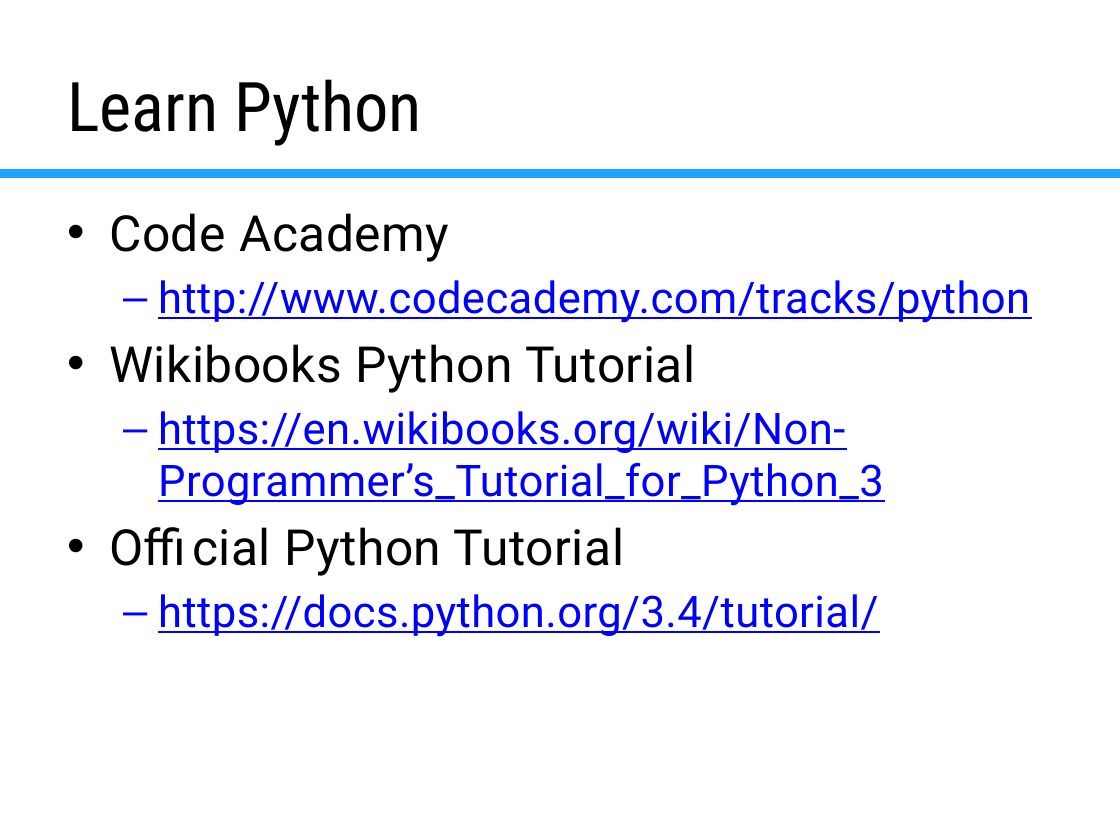
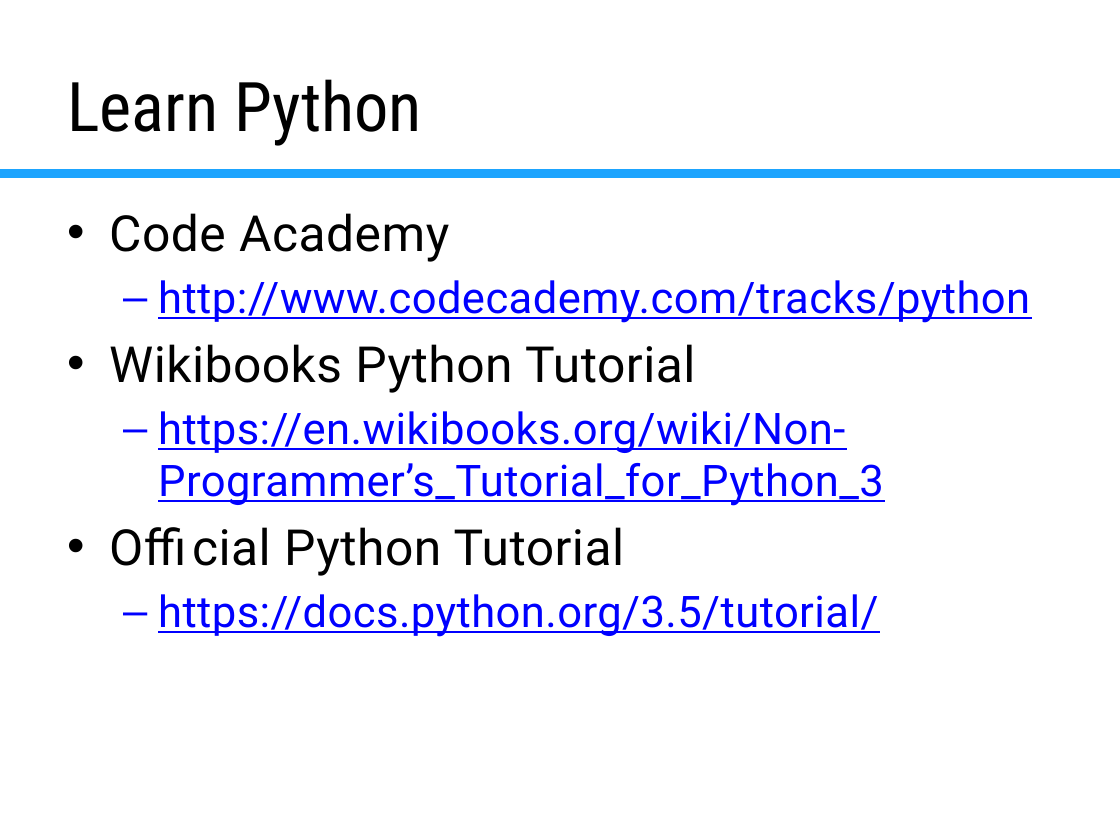
Before and after one commit to virtuald/frc-robotpy-workshop, a slide deck: slide 39 of pyfrc.pptx. Drawn at 1120x840 pixels with LibreOffice and Linux fonts; fonts in the diff are those of the drawing; background and template pictures are left out. Boxes give left, top, right and bottom in pixels: in the first picture for what was removed or moved away, otherwise in the second. Text is boxed around its words. In the diff, an @@ line names an element or a change of style, - is before the commit and + after.

```diff
--- a/pyfrc.pptx
+++ b/pyfrc.pptx
@@ text at [158,594,878,637]: text changed @@
-  – https://docs.python.org/3.4/tutorial/
+  – https://docs.python.org/3.5/tutorial/
```
Also in this commit, not shown: 12 other slides changed, 1 slide added, 2 other files.
